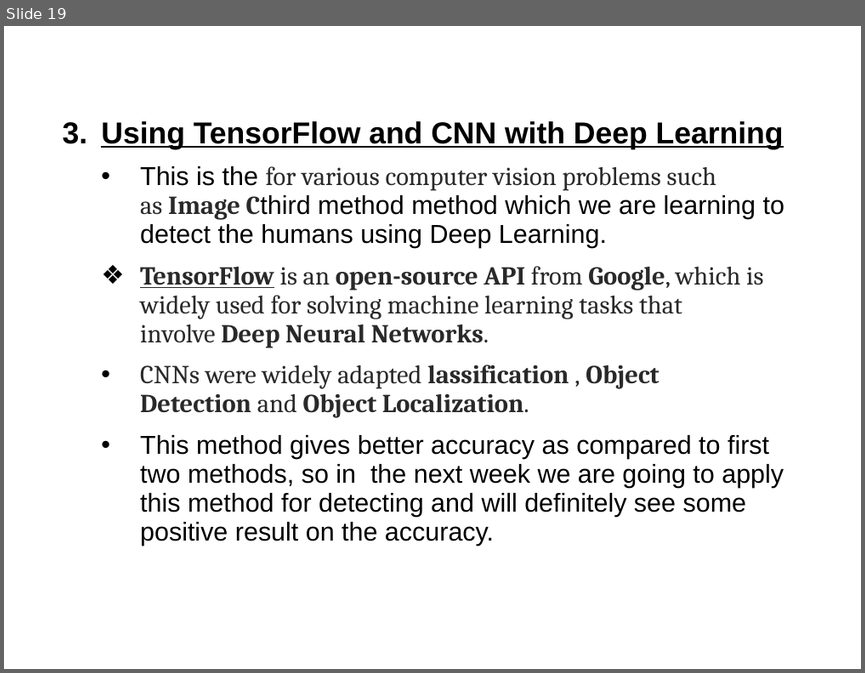
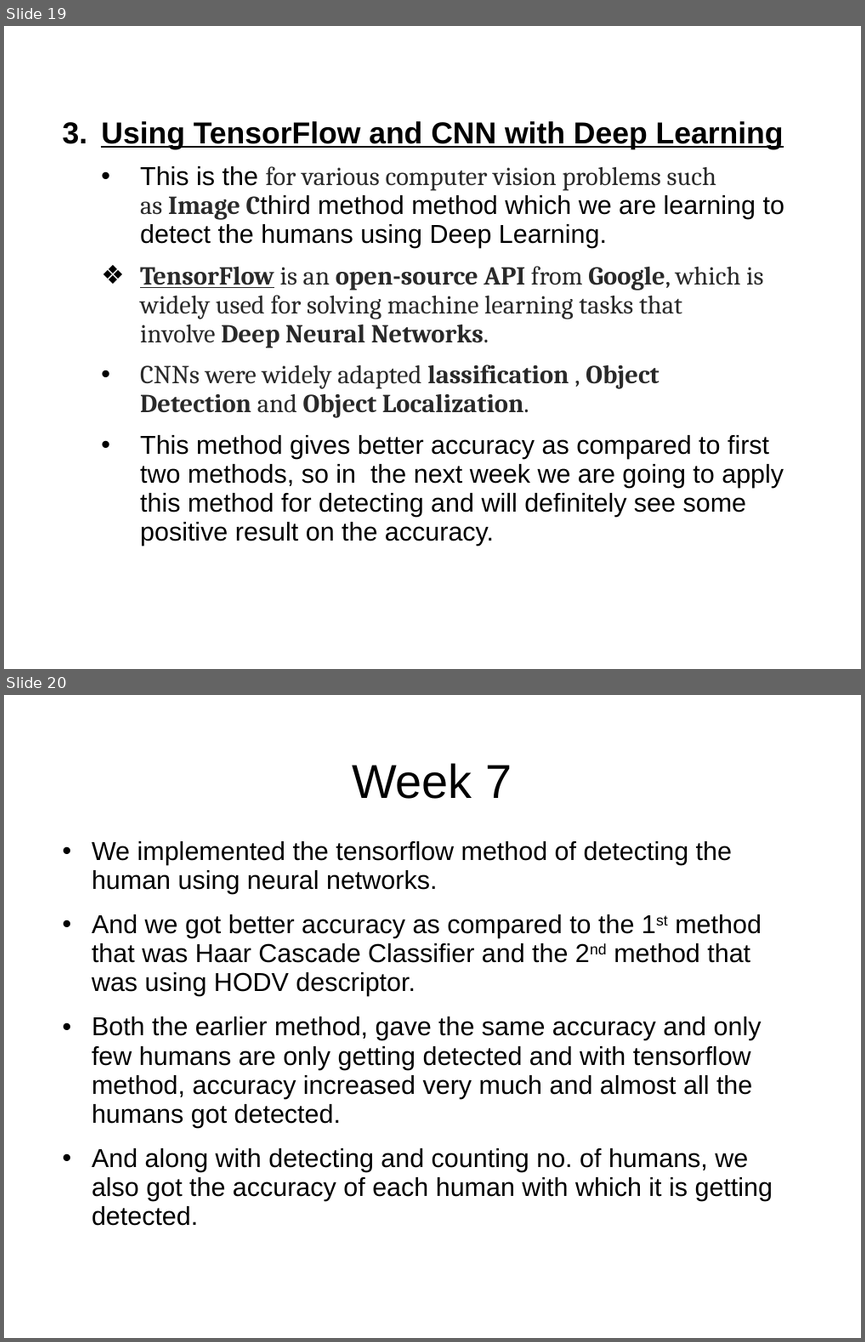
Before and after one commit to akash-rajak/Real-Time-Human-Detection-Counting, a slide deck: PPT + Report/Weekly Update.ppt. Shown one above the other, each under a label of ours: slide 19 before the commit, slides 19 and 20 after it. The pictures are 865x673 and 865x1342 pixels, drawn with LibreOffice and Linux fonts; fonts in the diff are those of the drawing; background and template pictures are left out. Boxes give left, top, right and bottom in pixels: in the first picture for what was removed or moved away, otherwise in the second. Text is boxed around its words. In the diff, an @@ line names an element or a change of style, - is before the commit and + after.

```diff
--- a/PPT + Report/Weekly Update.ppt
+++ b/PPT + Report/Weekly Update.ppt
@@ slide 20 added at <box>4,695,861,1338</box>, background picture (left out) @@
@@ title added at <box>352,763,511,799</box>, 44 pt, text #000000 @@
+Week 7
@@ text added at <box>92,841,772,1225</box>, 24 pt, text #000000 @@
+• We implemented the tensorflow method of detecting the human using neural networks.
+• And we got better accuracy as compared to the 1st method that was Haar Cascade Classifier and the 2nd method that was using HODV descriptor.
+• Both the earlier method, gave the same accuracy and only few humans are only getting detected and with tensorflow method, accuracy increased very much and almost all the humans got detected.
+• And along with detecting and counting no. of humans, we also got the accuracy of each human with which it is getting detected.
```
Also in this commit, not shown: 3 other slides added, 2 other files.
